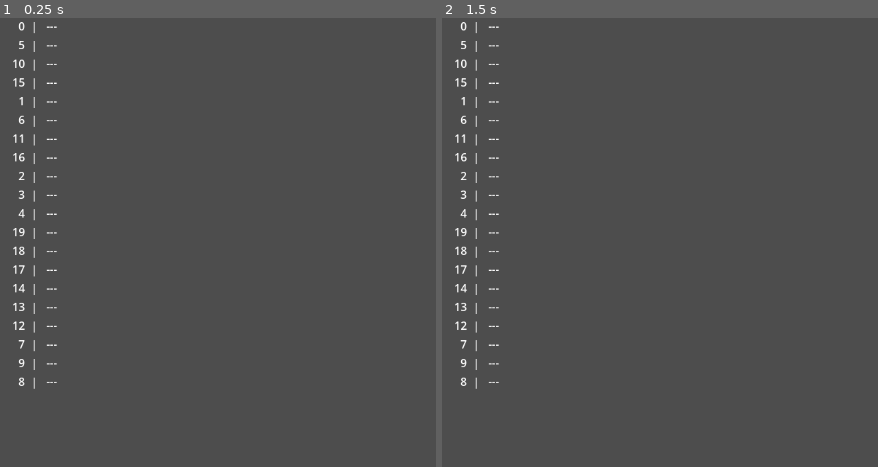
Above: before the commit, frames 1-2 (left to right).
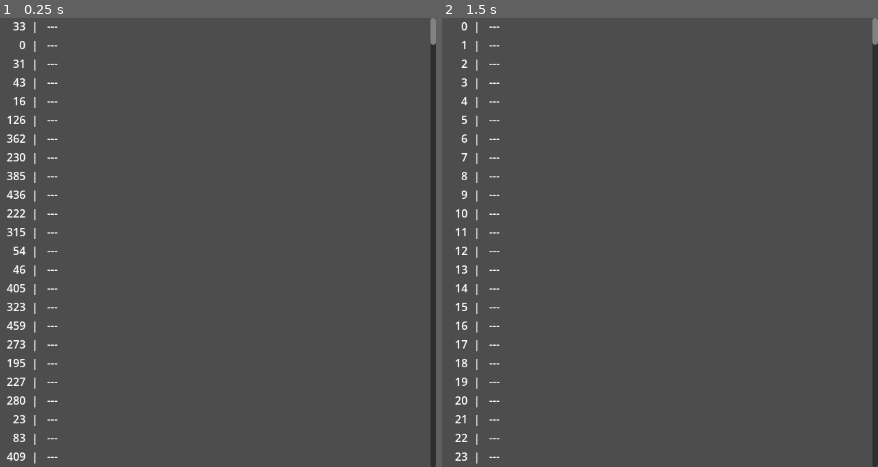
Above: after the commit, the same moments.

Repository: abFrancisco/push_swap_visualizer
Game: Godot game, scene res://push_swap.tscn
The game is run twice, just before and just after one commit, with the same random seed, the same clock (stepped at 60 frames per second) and the same inputs. Before the commit the project has no main scene; this scene is started directly in both runs.
Inputs:
- Up to frame 1 (0.25 s): no input
- Up to frame 2 (1.5 s): tap Enter (ui_accept) at 0.5, 0.77, 1.25 s; hold 1 (run, bound only after the commit) 0.53-1.28 s; hold A from 1.28 s (still down); tap 1 (run, bound only after the commit) at 1.35 s

The runs differ from the first frame. In frame 1, 2.7% of the frame differs, in the area x 1-100%, y 0-100%; in frame 2, 2.2%.

Commit message:
implement all stack operations, and simple sorting functions

Diff:
--- a/project.godot
+++ b/project.godot
@@ -11,8 +11,17 @@
 [application]
 
 config/name="push_swap"
+run/main_scene="res://push_swap.tscn"
 config/features=PackedStringArray("4.2", "GL Compatibility")
 config/icon="res://icon.svg"
+
+[input]
+
+run={
+"deadzone": 0.5,
+"events": [Object(InputEventKey,"resource_local_to_scene":false,"resource_name":"","device":-1,"window_id":0,"alt_pressed":false,"shift_pressed":false,"ctrl_pressed":false,"meta_pressed":false,"pressed":false,"keycode":0,"physical_keycode":49,"key_label":0,"unicode":49,"echo":false,"script":null)
+]
+}
 
 [rendering]
 
--- a/push_swap.gd
+++ b/push_swap.gd
@@ -4,23 +4,49 @@
 var input_queue : String = ""
 var operation : String = ""
 
-var stack_a : Array = [0, 5, 10, 15, 1, 6, 11, 16, 2, 3, 4, 19, 18, 17, 14, 13, 12, 7, 9, 8]
+var stack_a : Array = []
 var stack_b : Array = []
 var labels_a : Array[Label]
 var labels_b : Array[Label]
-
-var ratio = 2
+var elements_pushed : int = 0
+var max_elements : int = 500
+var ratio : int = 10
+
+var operation_log : Array[String] = []
+
 
 func _ready():
+	fill_stack_a()
 	fill_grid()
 	print("stack a = " + str(stack_a))
 	print("stack b = " + str(stack_b))
 	update_display()
 
+func run():
+	operation_log.clear()
+	fill_stack_a()
+	max_elements = stack_a.size()
+	elements_pushed = max_elements / ratio
+	split_stacks()#pushes a fraction (defined by ratio) of elements to stack b
+	sort_a()#sorts the remaining elemnts in stack a with allowed operations
+	while not stack_b.is_empty():
+		sort_b_into_a()#sorts the remaining from b to a with rotations and pushes
+	#by here should have a sorted stack
+	print("number of operations = " + str(operation_log.size()))
+
+func fill_stack_a():
+	stack_a.clear()
+	randomize()
+	var numbers : Array = []
+	for i in range(max_elements):
+		numbers.push_back(i)
+	for i in range(max_elements):
+		var random : int = randi_range(0, numbers.size() - 1)
+		stack_a.push_back(numbers.pop_at(random))
 
 #region Display Table
 func fill_grid():
-	for i in range(20):
+	for i in range(max_elements):
 		var label_a = Label.new()
 		var label_b = Label.new()
 		var label_sep = Label.new()
@@ -29,46 +55,41 @@
 		grid.add_child(label_a)
 		grid.add_child(label_sep)
 		grid.add_child(label_b)
-		labels_a.append(label_a)
-		labels_b.append(label_b)
-
+		labels_a.push_back(label_a)
+		labels_b.push_back(label_b)
 
 func update_display():
-	for i in range(20):
+	for i in range(max_elements):
 		if i < stack_a.size():
-			labels_a[i].text = str(stack_a[i])
-		else:
-			labels_a[i].text = " --- "
+			labels_a[i].set_text(str(stack_a[i]))
+		else:
+			labels_a[i].set_text(" --- ")
 		if i < stack_b.size():
-			labels_b[i].text = str(stack_b[i])
-		else:
-			labels_b[i].text = " --- "
-#endregion
-
-func run():
-	split_stacks()#pushes a fraction (defined by ratio) of elements to stack b
-	sort_a()#sorts the remaining elemnts in stack a with allowed operations
-	sort_b_into_a()#sorts the remaining from b to a with rotations and pushes
-	#by here should have a sorted stack
-
-
+			labels_b[i].set_text(str(stack_b[i]))
+		else:
+			labels_b[i].set_text(" --- ")
+#endregion
 #region Stack Operations
 func push(stack : String):
 	if (stack == "a"):
-		if stack_a.size() >=20:
+		if stack_a.size() >= max_elements:
 			return
 		stack_a.push_front(stack_b.pop_front())
 	else:
-		if stack_b.size() >=20:
+		if stack_b.size() >= max_elements:
 			return
 		stack_b.push_front(stack_a.pop_front())
 	update_display()
 
-func pa():
-	push("a")
-
-func pb():
-	push("b")
+func pa(repeat : int):
+	for i in range(repeat):
+		push("a")
+		operation_log.push_back("pa")
+
+func pb(repeat : int):
+	for i in range(repeat):
+		push("b")
+		operation_log.push_back("pa")
 
 func swap(stack : String):
 	if stack == "a":
@@ -79,15 +100,21 @@
 			stack_b.insert(1, stack_b.pop_front())
 	update_display()
 
-func sa():
-	swap("a")
-
-func sb():
-	swap("b")
-
-func ss():
-	swap("a")
-	swap("b")
+func sa(repeat : int):
+	for i in range(repeat):
+		swap("a")
+		operation_log.push_back("sa")
+
+func sb(repeat : int):
+	for i in range(repeat):
+		swap("b")
+		operation_log.push_back("sb")
+
+func ss(repeat : int):
+	for i in range(repeat):
+		swap("a")
+		swap("b")
+		operation_log.push_back("ss")
 
 func rotate_stack(stack : String, dir : int):
 	if stack == "a":
@@ -104,35 +131,99 @@
 				stack_b.push_back(stack_b.pop_front())
 	update_display()
 
-func ra():
-	rotate_stack("a", 1)
-
-func rb():
-	rotate_stack("b", 1)
-
-func rr():
-	rotate_stack("a", 1)
-	rotate_stack("b", 1)
-
-func rra():
-	rotate_stack("a", -1)
-
-func rrb():
-	rotate_stack("b", -1)
-
-func rrr():
-	rotate_stack("a", -1)
-	rotate_stack("b", -1)
-#endregion
-
+func ra(repeat : int):
+	for i in range(repeat):
+		rotate_stack("a", 1)
+		operation_log.push_back("ra")
+
+func rb(repeat : int):
+	for i in range(repeat):
+		rotate_stack("b", 1)
+		operation_log.push_back("rb")
+
+func rr(repeat : int):
+	for i in range(repeat):
+		rotate_stack("a", 1)
+		rotate_stack("b", 1)
+		operation_log.push_back("rr")
+
+func rra(repeat : int):
+	for i in range(repeat):
+		rotate_stack("a", -1)
+		operation_log.push_back("rra")
+
+func rrb(repeat : int):
+	for i in range(repeat):
+		rotate_stack("b", -1)
+		operation_log.push_back("rrb")
+
+func rrr(repeat : int):
+	for i in range(repeat):
+		rotate_stack("a", -1)
+		rotate_stack("b", -1)
+		operation_log.push_back("rrr")
+#endregion
+#region The Brains of the operation
+
+#first round, look for firs 10 ranks
+#if it was with ratio=4, first 5 ranks, elements_pushed=5, for > 3 > 2 > 1
+#	5*3 = 15, stops at 15,		5*2, next loop stops at 10
 func split_stacks():
-	return
+	for i in range(1, ratio):#1->3
+		#for j in range(elements_pushed):
+		var indexes : Array = []
+		for k in range(elements_pushed):
+			indexes.push_back(stack_a.find(k + (i - 1) * elements_pushed))
+		indexes = calculate_rotations(indexes)
+		for index in indexes:
+			rra(index)#can be optimized by checking stack_b, and using rr, or rrr instead of ra, rra
+			pb(1)
+	#this is very badly optimized, or not at all
+
+func calculate_rotations(indexes : Array) -> Array:
+	var result : Array = []
+	indexes.sort()
+	result.push_back(indexes[0])
+	for i in range(indexes.size() - 1):
+		result.push_back(indexes[i + 1] - indexes[i] - 1)
+	return result
+	#can defenitely be optimized somehow
 
 func sort_a():
-	return
+	var indexes : Array = []
+	for i in range(stack_a.size()):
+		indexes.push_back(stack_a[0])
+		pb(1)
+	indexes.sort()
+	indexes.reverse()
+
+	for index in indexes:
+		var i = stack_b.find(index)
+		if i <= stack_b.size() / 2:
+			rrb(i)
+			pa(1)
+		else:
+			rb(stack_b.size() - i)
+			pa(1)
 
 func sort_b_into_a():
-	return
+	var indexes : Array = []
+	for i in range(elements_pushed):
+		indexes.push_back(stack_b[i])
+	indexes.sort()
+	indexes.reverse()
+
+	for index in indexes:
+		var i = stack_b.find(index)
+		if i <= stack_b.size() / 2:
+			rrb(i)
+			pa(1)
+		else:
+			rb(stack_b.size() - i)
+			pa(1)
+
+#endregion
+#region Input Handling
 
 
 func check_input():
@@ -141,10 +232,10 @@
 			if input_queue.findn(x) != -1:
 				input_queue = ""
 				operation = x
-				call(operation)
+				call(operation, 1)
 				return
 	if operation:
-		call(operation)
+		call(operation, 1)
 
 func _input(event):
 	if event is InputEventKey:
@@ -154,3 +245,23 @@
 					input_queue += OS.get_keycode_string(event.keycode)
 	if event.is_action_pressed("ui_accept"):
 		check_input()
+	if event.is_action_pressed("run"):
+		run()
+#endregion
+#region Requirements/Goals
+
+# aim for 100, 200, 300, 400 and 500 operations tests
+#required: sort   3 numbers with <=     3 operations
+#required: sort   5 numbers with <=    12 operations
+#scored:   sort 100 numbers with <=   700 operations   max score
+									 #900 operations
+									#1100 operations
+									#1300 operations
+									#1500 operations   min score
+#scored:   sort 500 numbers with <=  5500 operations   max score
+									#7000 operations
+									#8500 operations
+								   #10000 operations
+								   #11500 operations   min score
+
+#endregion
